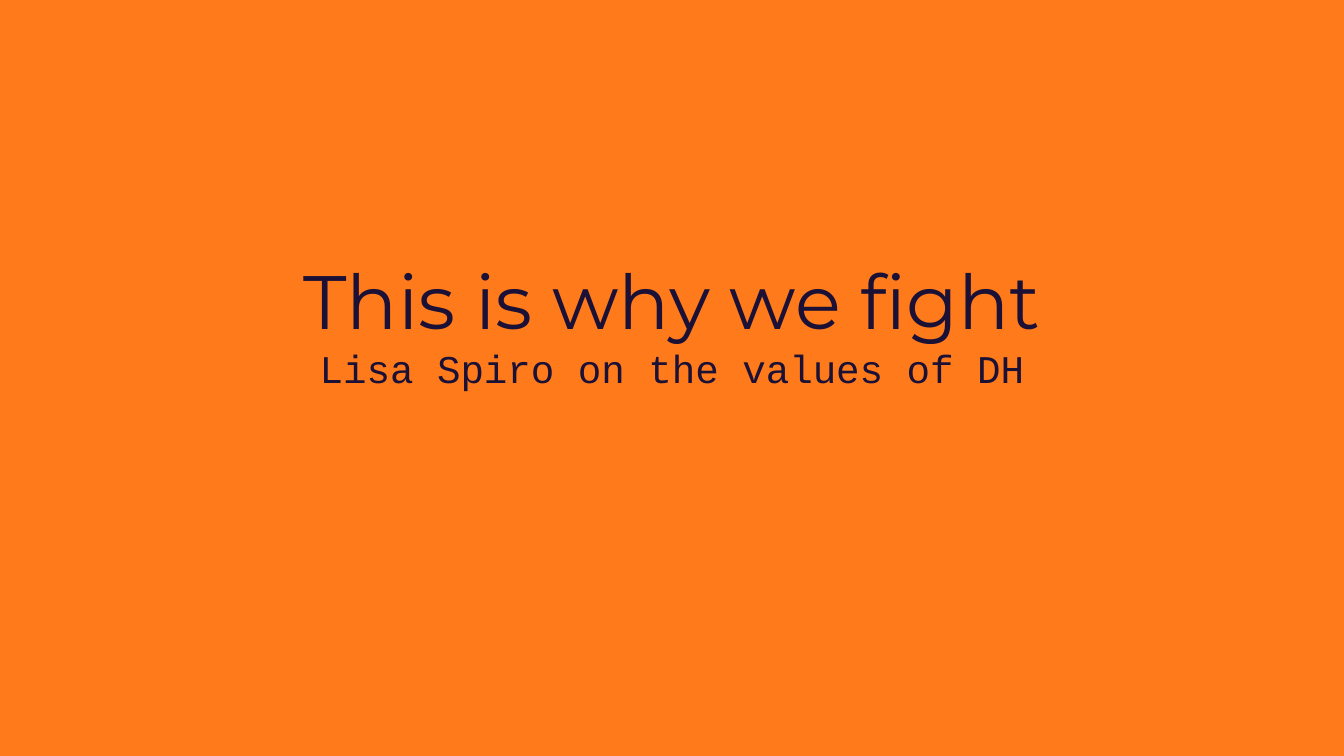
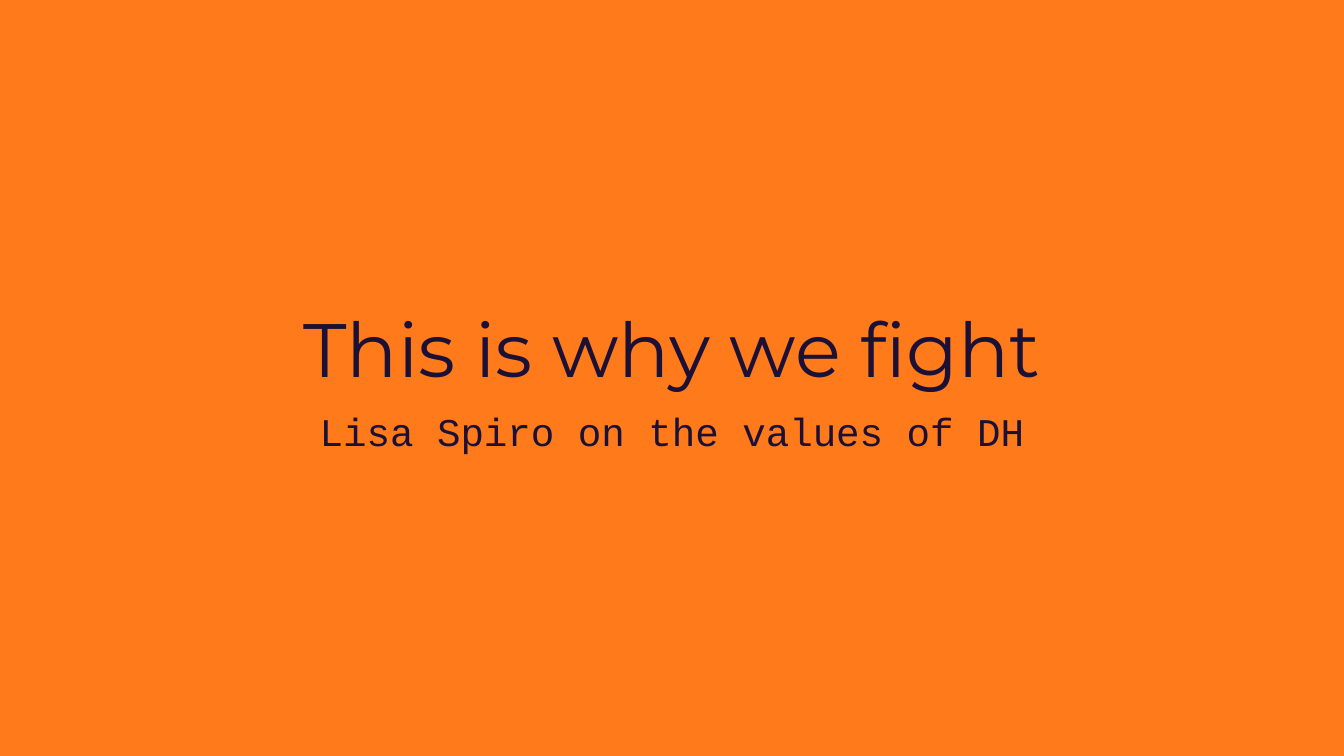
Before and after one commit to AMSUCF/HumanitiesAI, a slide deck: slide 7 of undergrad/slides/moduleseven.pptx. Drawn at 1344x756 pixels with LibreOffice and Linux fonts; fonts in the diff are those of the drawing. Boxes give left, top, right and bottom in pixels: in the first picture for what was removed or moved away, otherwise in the second. Text is boxed around its words. In the diff, an @@ line names an element or a change of style, - is before the commit and + after.

```diff
--- a/undergrad/slides/moduleseven.pptx
+++ b/undergrad/slides/moduleseven.pptx
@@ text "This is why we fight": place and size @@
-text "This is why we fight" at (303,272,1041,391)
+text "This is why we fight" at (303,320,1041,454)
@@ text at (320,417,1024,454): more space between paragraphs @@
```
Also in this commit, not shown: 20 other slides changed, 10 other files.
